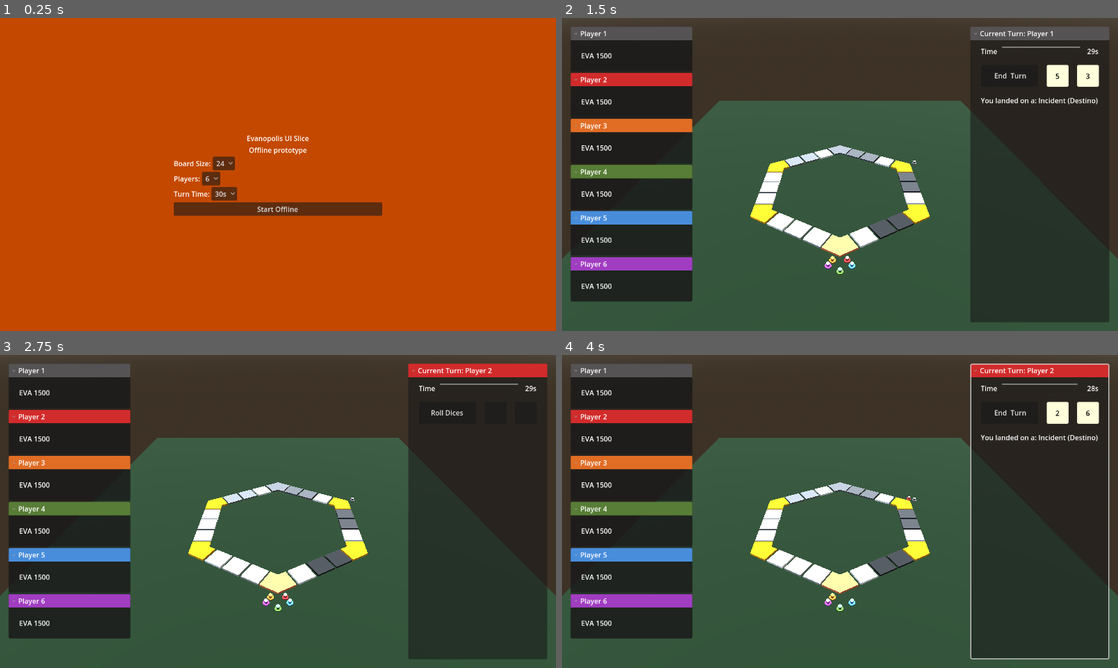
Above: before the commit, frames 1-4 (two rows, left to right).
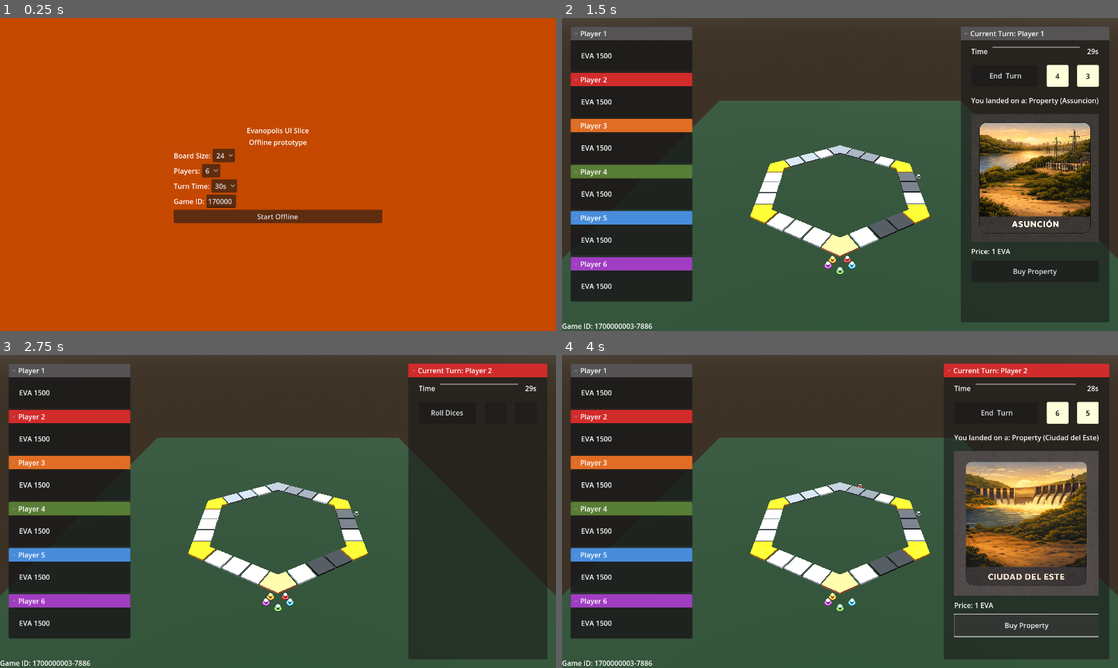
Above: after the commit, the same moments.

Repository: Falafel-Open-Games/evanopolis-ui-slice
Game: Godot game, scene res://scenes/boot_menu.tscn
Two runs of this game, one before a commit and one after it. Both use one fixed random seed, a clock stepped at 60 frames per second and the inputs below.
Inputs (mouse positions are in pixels of both pictures, inside the frame that each line leads up to):
- Up to frame 1 (0.25 s): no input
- Up to frame 2 (1.5 s): click "Start Offline" at 0.5 s; click "Roll Dices" at 1.25 s
- Up to frame 3 (2.75 s): click "End Turn" at 2 s
- Up to frame 4 (4 s): click "Roll Dices" at 2.75 s; click (1029, 624) at 3.5 s, where only the run after the commit has a clickable "Buy Property"

The runs differ from the first frame. In frame 1, 3.1% of the frame differs, in the area x 31-69%, y 35-66%; in frame 2, 8.6%; in frame 3, 0.2%; in frame 4, 13%, in the area x 0-99%, y 2-100%.

Commit message:
feat: add game id seed and display

Diff:
--- a/godot/scenes/boot_menu.tscn
+++ b/godot/scenes/boot_menu.tscn
@@ -100,6 +100,18 @@
 popup/item_2/text = "60s"
 popup/item_2/id = 2
 
+[node name="HBoxContainerGameId" type="HBoxContainer" parent="Center/VBox"]
+layout_mode = 2
+
+[node name="Game ID Label" type="Label" parent="Center/VBox/HBoxContainerGameId"]
+layout_mode = 2
+text = "Game ID:"
+
+[node name="GameIdInput" type="LineEdit" parent="Center/VBox/HBoxContainerGameId"]
+unique_name_in_owner = true
+layout_mode = 2
+placeholder_text = "Auto-generated"
+
 [node name="StartButton" type="Button" parent="Center/VBox"]
 unique_name_in_owner = true
 layout_mode = 2
--- a/godot/scenes/game.tscn
+++ b/godot/scenes/game.tscn
@@ -120,11 +120,13 @@
 unique_name_in_owner = true
 script = ExtResource("7_h6e2v")
 
+[node name="BoardLayout" type="Node" parent="."]
+unique_name_in_owner = true
+script = ExtResource("3_tfrx2")
+
 [node name="GameController" type="Node" parent="."]
+unique_name_in_owner = true
 script = ExtResource("5_77h6y")
-
-[node name="BoardLayout" type="Node" parent="."]
-script = ExtResource("3_tfrx2")
 
 [node name="Table" type="MeshInstance3D" parent="."]
 mesh = SubResource("PlaneMesh_8cj0n")
@@ -1111,3 +1113,14 @@
 [node name="RightSidebar" parent="Control/MarginContainer" instance=ExtResource("6_p57ef")]
 unique_name_in_owner = true
 layout_mode = 2
+
+[node name="GameIdLabel" type="Label" parent="Control"]
+unique_name_in_owner = true
+layout_mode = 1
+anchors_preset = 2
+anchor_top = 1.0
+anchor_bottom = 1.0
+offset_top = -23.0
+offset_right = 280.0
+grow_vertical = 0
+text = "Game ID: "
--- a/godot/scripts/autoload/game_config.gd
+++ b/godot/scripts/autoload/game_config.gd
@@ -3,3 +3,4 @@
 @export_enum("24:24", "30:30", "36:36") var board_size: int = 24
 @export_range(2, 6, 1) var player_count: int = 6
 @export_enum("10:10", "30:30", "60:60") var turn_duration: int = 30
+@export var game_id: String = ""
--- a/godot/scripts/boot_menu.gd
+++ b/godot/scripts/boot_menu.gd
@@ -3,6 +3,7 @@
 @onready var board_size_selector: OptionButton = %BoardSizeSelector
 @onready var player_count_selector: OptionButton = %PlayerCountSelector
 @onready var turn_time_selector: OptionButton = %TurnTimeSelector
+@onready var game_id_input: LineEdit = %GameIdInput
 @onready var start_button: Button = %StartButton
 
 const GAME_SCENE_PATH: String = "res://scenes/game.tscn"
@@ -11,12 +12,14 @@
 const TURN_DURATIONS: Array[int] = [10, 30, 60]
 
 func _ready() -> void:
+	_seed_game_id_input()
 	start_button.pressed.connect(_on_start_pressed)
 
 func _on_start_pressed() -> void:
 	_apply_board_size()
 	_apply_player_count()
 	_apply_turn_duration()
+	_apply_game_id()
 	get_tree().change_scene_to_file(GAME_SCENE_PATH)
 
 func _apply_board_size() -> void:
@@ -42,3 +45,27 @@
 	var selected_index: int = turn_time_selector.selected
 	var clamped_index: int = clamp(selected_index, 0, TURN_DURATIONS.size() - 1)
 	config.set("turn_duration", TURN_DURATIONS[clamped_index])
+
+func _seed_game_id_input() -> void:
+	if game_id_input == null:
+		return
+	if not game_id_input.text.is_empty():
+		return
+	game_id_input.text = _generate_game_id()
+
+func _apply_game_id() -> void:
+	var config: Node = get_node_or_null("/root/GameConfig")
+	if config == null or game_id_input == null:
+		return
+	var game_id: String = game_id_input.text.strip_edges()
+	if game_id.is_empty():
+		game_id = _generate_game_id()
+		game_id_input.text = game_id
+	config.set("game_id", game_id)
+
+func _generate_game_id() -> String:
+	var rng: RandomNumberGenerator = RandomNumberGenerator.new()
+	rng.randomize()
+	var timestamp: int = int(Time.get_unix_time_from_system())
+	var salt: int = rng.randi_range(1000, 9999)
+	return "%d-%d" % [timestamp, salt]
--- a/godot/scripts/game_controller.gd
+++ b/godot/scripts/game_controller.gd
@@ -1,27 +1,29 @@
 extends Node
 
-@export var game_state_path: NodePath = NodePath("../GameState")
 @export var right_sidebar_path: NodePath = NodePath("../Control/MarginContainer/RightSidebar")
 @export var left_sidebar_list_path: NodePath = NodePath("../Control/MarginContainer/LeftSidebar/VBoxContainer")
-@export var board_layout_path: NodePath = NodePath("../BoardLayout")
 @export var pawns_root_path: NodePath = NodePath("../Pawns")
 
-var game_state: GameState = null
+# TODO: review the methods of thid board layout, it looks like they should be processed once in the beginning and then be part of the game state until the end of the match
+@onready var board_layout: Node = %BoardLayout
+@onready var game_state: GameState = %GameState
+
 var right_sidebar: RightSidebar = null
 var left_sidebar_list: Node = null
-var board_layout: Node = null
+var game_id_label: Label = null
 var pawns_root: Node = null
 var turn_duration: float = 30.0
 var turn_elapsed: float = 0.0
 var turn_timer_active: bool = false
+var rng: RandomNumberGenerator = RandomNumberGenerator.new()
 
 func _ready() -> void:
-	game_state = get_node_or_null(game_state_path) as GameState
 	right_sidebar = get_node_or_null(right_sidebar_path) as RightSidebar
 	left_sidebar_list = get_node_or_null(left_sidebar_list_path)
-	board_layout = get_node_or_null(board_layout_path)
+	game_id_label = get_node_or_null("%GameIdLabel") as Label
 	pawns_root = get_node_or_null(pawns_root_path)
 	_sync_turn_duration()
+	_update_game_id_label()
 
 	if game_state != null:
 		game_state.reset_positions()
@@ -41,6 +43,8 @@
 		return
 	if not right_sidebar.end_turn_button.pressed.is_connected(_on_end_turn_pressed):
 		right_sidebar.end_turn_button.pressed.connect(_on_end_turn_pressed)
+	if not right_sidebar.dice_requested.is_connected(_on_dice_requested):
+		right_sidebar.dice_requested.connect(_on_dice_requested)
 	if not right_sidebar.dice_rolled.is_connected(_on_dice_rolled):
 		right_sidebar.dice_rolled.connect(_on_dice_rolled)
 
@@ -77,6 +81,13 @@
 	)
 	_update_tile_info(move_result["tile_index"])
 
+func _on_dice_requested() -> void:
+	if right_sidebar == null:
+		return
+	var die_1: int = rng.randi_range(1, 6)
+	var die_2: int = rng.randi_range(1, 6)
+	right_sidebar.apply_dice_result(die_1, die_2)
+
 func _update_tile_info(tile_index: int) -> void:
 	if right_sidebar == null or board_layout == null:
 		return
@@ -96,9 +107,11 @@
 
 func _apply_player_visibility(count: int) -> void:
 	if left_sidebar_list != null:
-		for index in range(left_sidebar_list.get_child_count()):
-			var child: Node = left_sidebar_list.get_child(index)
-			child.visible = index < count
+		var summary_index: int = 0
+		for child in left_sidebar_list.get_children():
+			if child is FoldableContainer:
+				child.visible = summary_index < count
+				summary_index += 1
 	if pawns_root != null:
 		for index in range(1, 7):
 			var pawn: Node = pawns_root.get_node_or_null("Pawn%d" % index)
@@ -131,6 +144,29 @@
 		var new_duration: float = float(config.get("turn_duration"))
 		if new_duration > 0.0:
 			turn_duration = new_duration
+		var game_id: String = str(config.get("game_id"))
+		_seed_rng(game_id)
+
+func _update_game_id_label() -> void:
+	if game_id_label == null:
+		return
+	var config: Node = get_node_or_null("/root/GameConfig")
+	if config == null or not config.has_method("get"):
+		return
+	var game_id: String = str(config.get("game_id"))
+	game_id_label.text = "Game ID: %s" % game_id
+
+func _seed_rng(game_id: String) -> void:
+	if game_id.is_empty():
+		rng.randomize()
+		return
+	rng.seed = _hash_string_to_seed(game_id)
+
+func _hash_string_to_seed(value: String) -> int:
+	var hash: int = 0
+	for code in value.to_utf8_buffer():
+		hash = int((hash * 131) + int(code)) & 0x7fffffff
+	return hash
 
 func _place_pawn(player_index: int, tile_index: int, slot_index: int) -> void:
 	if board_layout == null or pawns_root == null:
--- a/godot/scripts/game_state.gd
+++ b/godot/scripts/game_state.gd
@@ -48,10 +48,6 @@
 	return result
 
 func _sync_from_config() -> void:
-	var config: Node = get_node_or_null("/root/GameConfig")
-	if config == null:
-		return
-	if config.has_method("get"):
-		var new_count: int = config.get("player_count")
-		if new_count >= 2 and new_count <= 6:
-			player_count = new_count
+	var new_count: int = GameConfig.get("player_count")
+	if new_count >= 2 and new_count <= 6:
+		player_count = new_count
--- a/godot/scripts/right_sidebar.gd
+++ b/godot/scripts/right_sidebar.gd
@@ -2,6 +2,7 @@
 extends FoldableContainer
 
 signal dice_rolled(die_1: int, die_2: int, total: int)
+signal dice_requested
 
 @export_range(0, 5, 1) var player_index: int = 0:
 	set(value):
@@ -108,11 +109,9 @@
 	timer_label.text = "%ds" % remaining_seconds
 
 func _on_roll_pressed() -> void:
-	var rng: RandomNumberGenerator = RandomNumberGenerator.new()
-	rng.randomize()
-	var die_1: int = rng.randi_range(1, 6)
-	var die_2: int = rng.randi_range(1, 6)
-	var total: int = die_1 + die_2
+	dice_requested.emit()
+
+func apply_dice_result(die_1: int, die_2: int) -> void:
 	dice_label_1.text = str(die_1)
 	dice_label_2.text = str(die_2)
 	_set_dice_panel_color(Color("#ffffdc"))
@@ -122,7 +121,7 @@
 		end_turn_button.visible = true
 	if tile_type_label != null:
 		tile_type_label.visible = true
-	dice_rolled.emit(die_1, die_2, total)
+	dice_rolled.emit(die_1, die_2, die_1 + die_2)
 
 func _set_dice_panel_color(color: Color) -> void:
 	_set_panel_color(dice_panel_1, color)
Not shown, changed: docs/spec.md
